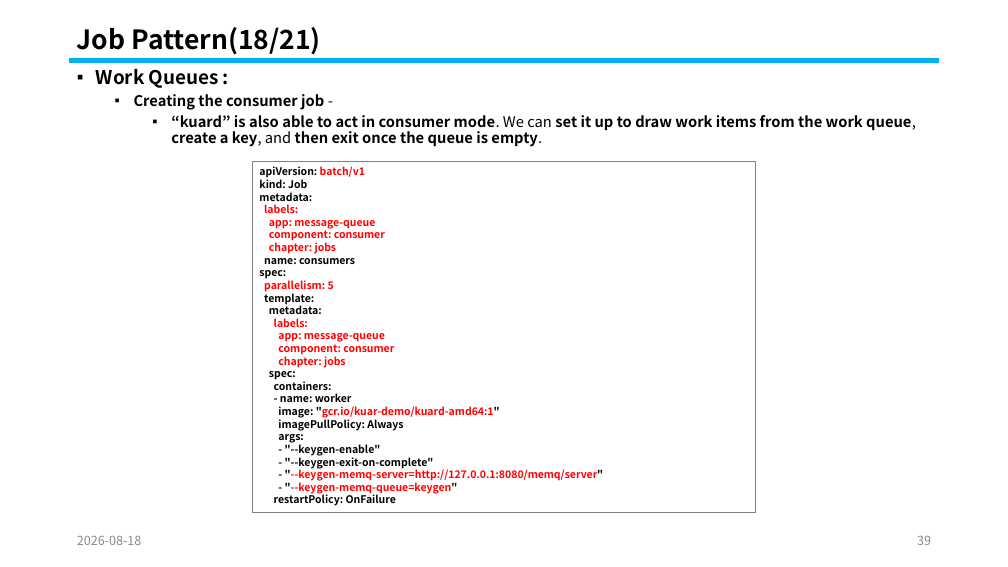
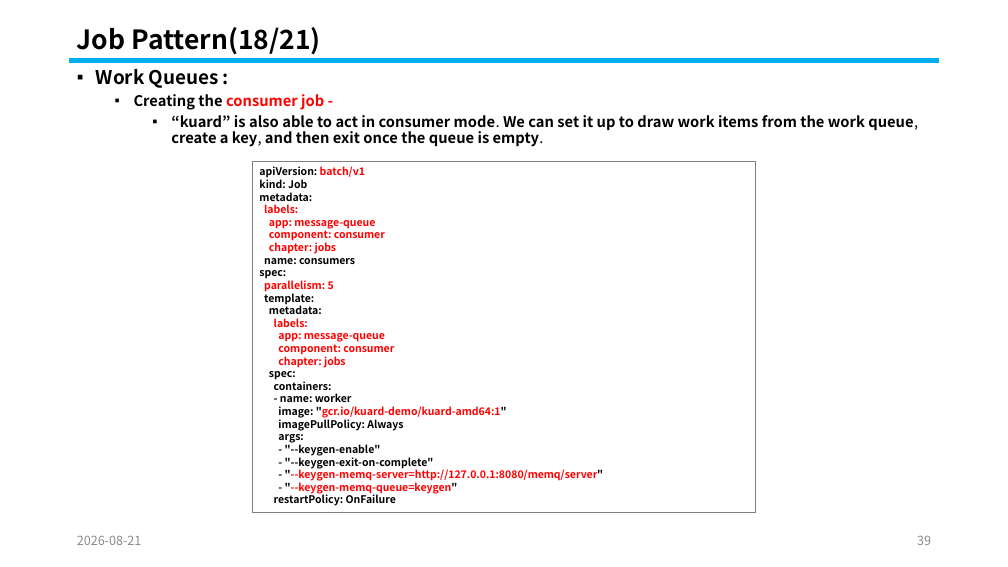
Before and after one commit to knix008/TestSimulator, a slide deck: slide 39 of Kubernetes/Kubernetes Part 04-2026.08.25.pptx. Drawn at 1008x567 pixels with LibreOffice and Linux fonts; fonts in the diff are those of the drawing. Boxes give left, top, right and bottom in pixels: in the first picture for what was removed or moved away, otherwise in the second. Text is boxed around its words. In the diff, an @@ line names an element or a change of style, - is before the commit and + after.

```diff
--- a/Kubernetes/Kubernetes Part 04-2026.08.25.pptx
+++ b/Kubernetes/Kubernetes Part 04-2026.08.25.pptx
@@ text at (x1=134, y1=94, x2=918, y2=147): text colour #000000 to #FF0000 in "consumer job -"; bold on in "-", "We can and" @@
@@ text in rectangle at (x1=278, y1=406, x2=507, y2=418): text changed @@
-image: "gcr.io/kuar-demo/kuard-amd64:1"
+image: "gcr.io/kuard-demo/kuard-amd64:1"
@@ text at (x1=77, y1=536, x2=142, y2=545): text changed @@
-2026-08-18
+2026-08-21
```
Also in this commit, not shown: 96 other slides changed, 1 other file.
